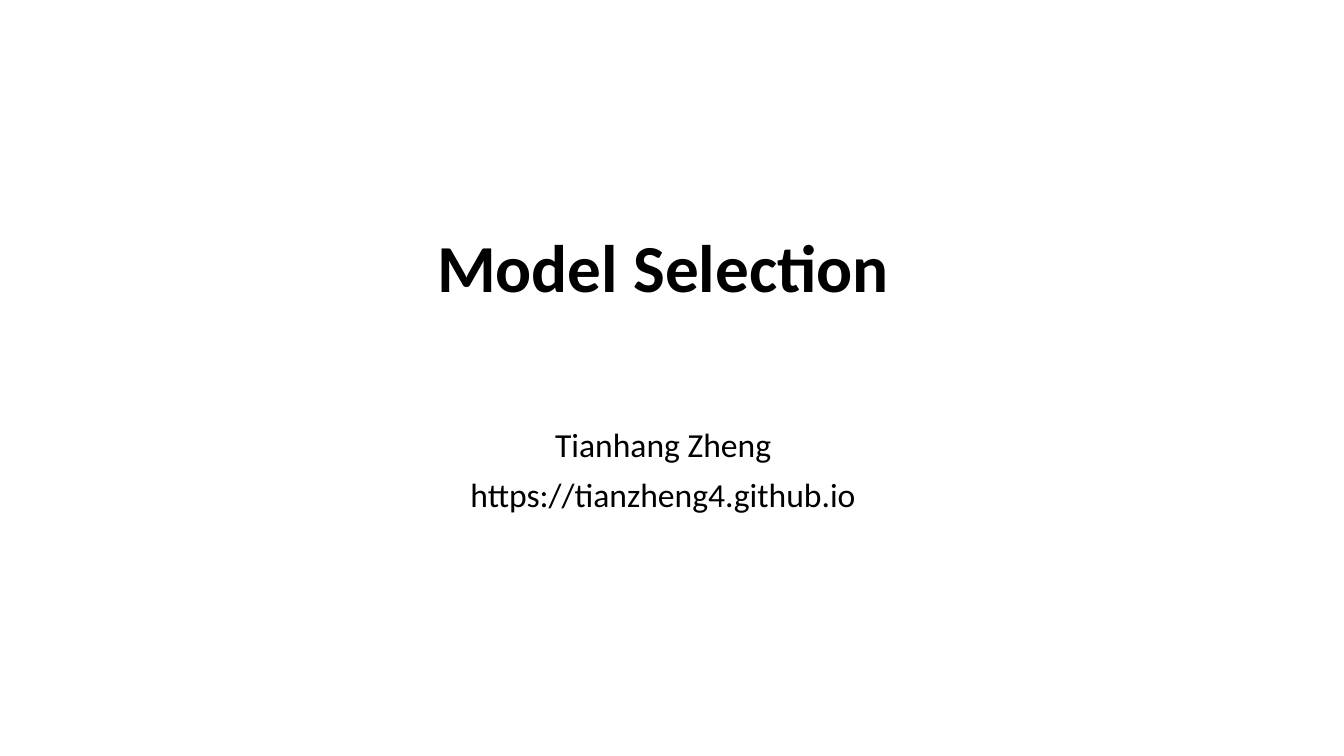
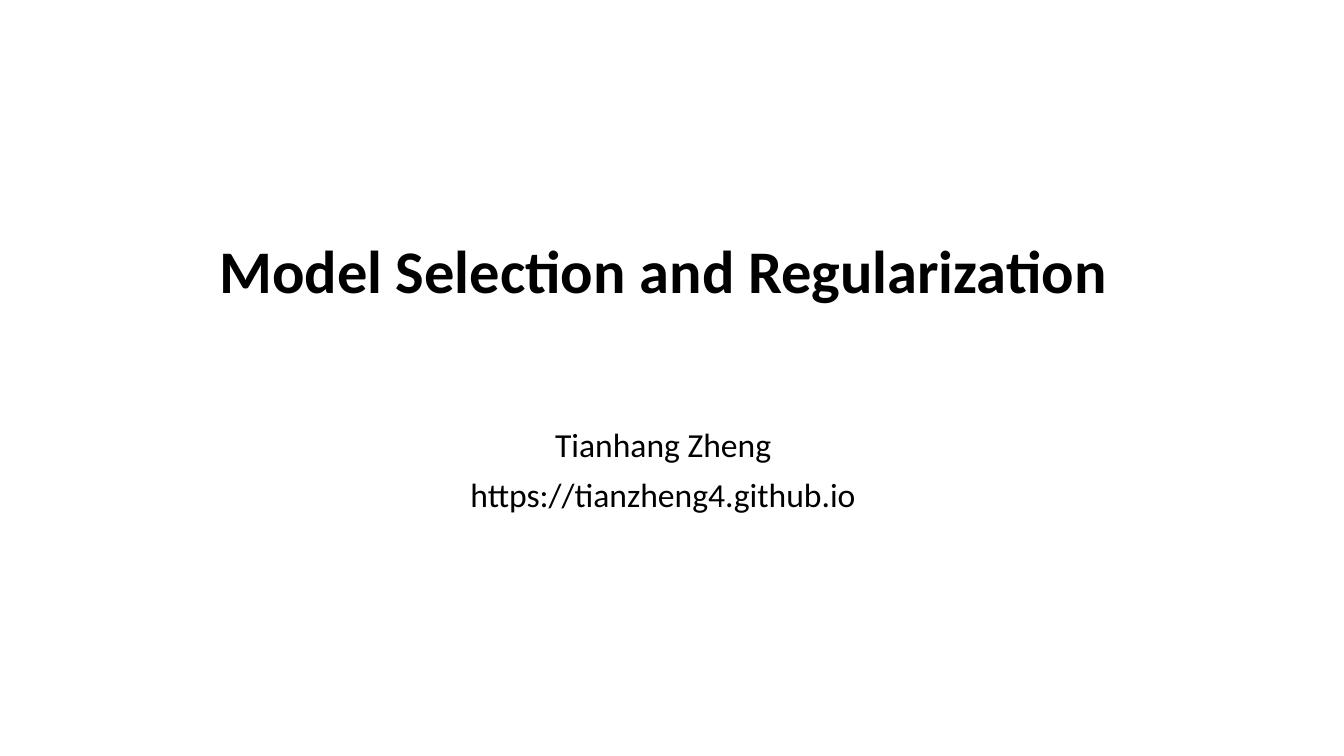
Before and after one commit to tianzheng4/tianzheng4.github.io, a slide deck: slide 1 of _umkc-teaching/slides/Lecture7.pptx. Drawn at 1344x756 pixels with LibreOffice and Linux fonts; fonts in the diff are those of the drawing. Boxes give left, top, right and bottom in pixels: in the first picture for what was removed or moved away, otherwise in the second. Text is boxed around its words. In the diff, an @@ line names an element or a change of style, - is before the commit and + after.

```diff
--- a/_umkc-teaching/slides/Lecture7.pptx
+++ b/_umkc-teaching/slides/Lecture7.pptx
@@ title at <box>219,250,1106,304</box>: text changed; size 48 to 43.2 pt @@
-Model Selection
+Model Selection and Regularization
```
Also in this commit, not shown: 18 slides added, 1 slide removed, 2 other files.
